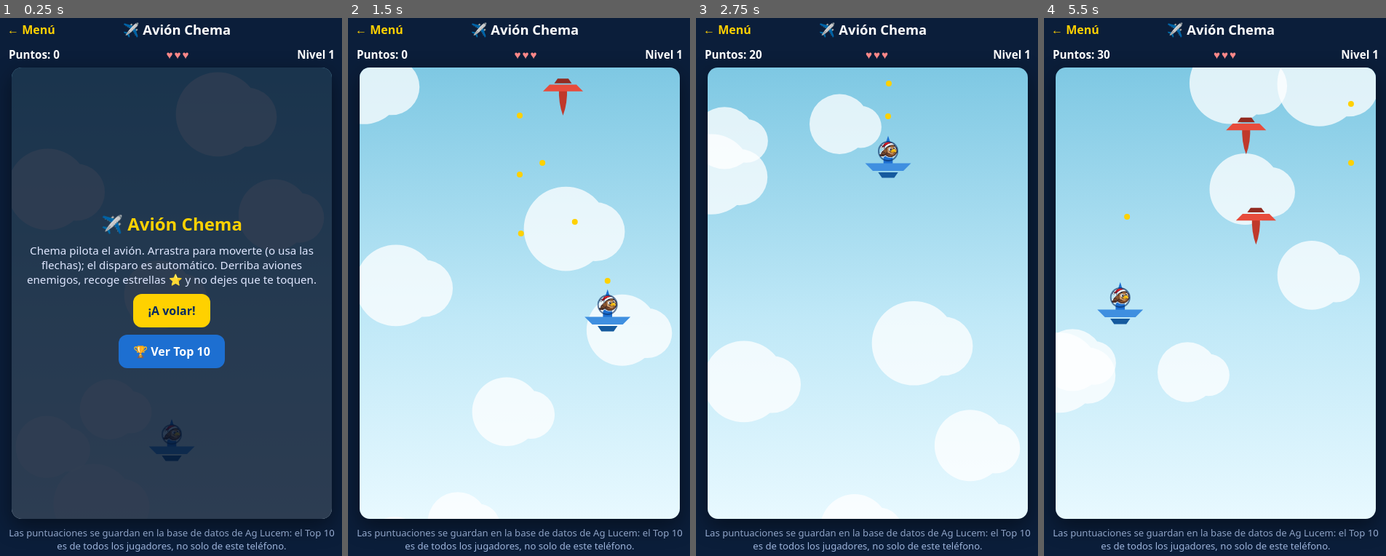
Above: before the commit, frames 1-4 (left to right).
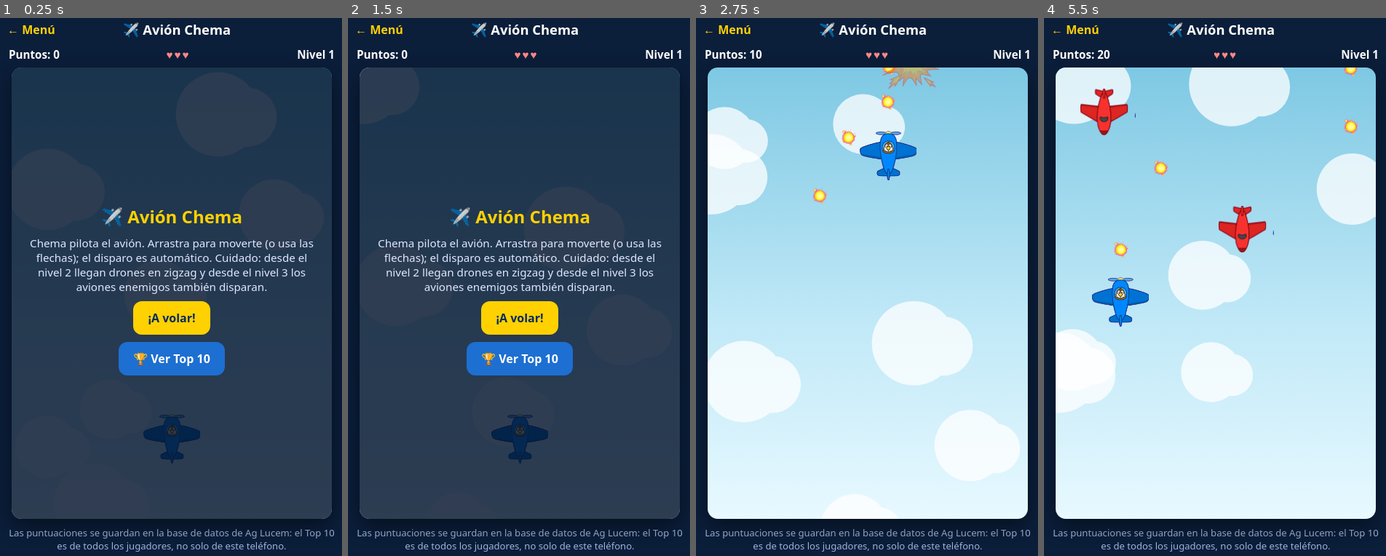
Above: after the commit, the same moments.

Repository: mago-del-caos/minijuegos
Game: browser game, page avion.html
The game is run twice, just before and just after one commit, with the same random seed, the same clock (stepped at 60 frames per second) and the same inputs.
Inputs (mouse positions are in pixels of both pictures, inside the frame that each line leads up to):
- Up to frame 1 (0.25 s): no input
- Up to frame 2 (1.5 s): click (519, 292) at 0.27 s; hold Right from 1.03 s (still down); click (519, 340) at 1.07 s
- Up to frame 3 (2.75 s): release Right at 1.53 s; hold Down 1.58-1.85 s; click (802, 249) at 1.67 s; hold Left 1.9-2.47 s; click (867, 319) at 2.02 s, where only the run after the commit has a clickable "¡A volar!"; click (931, 227) at 2.27 s; hold Up from 2.52 s (still down)
- Up to frame 4 (5.5 s): release Up at 2.82 s; click (1262, 383) at 2.87 s; hold Right 2.87-3.53 s; click (1136, 405) at 3.47 s; hold Up 3.58-3.82 s; hold Left 3.87-4.3 s; click (1215, 200) at 4.07 s; hold Down 4.35-4.68 s; click (1310, 313) at 4.67 s; hold Right 4.73-5.23 s; click (1119, 292) at 5.27 s; hold Down from 5.28 s (still down)

The runs differ from the first frame. In frame 1, 6.4% of the frame differs, in the area x 8-93%, y 35-83%; in frame 2, 78%, in the area x 3-98%, y 9-94%; in frame 3, 2.7%; in frame 4, 17%.

Commit message:
Add files via upload

Diff:
--- a/avion.html
+++ b/avion.html
@@ -3,7 +3,7 @@
 <head>
 <meta charset="UTF-8">
 <meta name="viewport" content="width=device-width, initial-scale=1.0, maximum-scale=1.0, user-scalable=no">
-<title>Avión Chema — Minijuegos</title>
+<title>Avión Chema — Chema-tron</title>
 <style>
     * { margin:0; padding:0; box-sizing:border-box; -webkit-tap-highlight-color:transparent; }
     body { font-family:'Segoe UI', system-ui, sans-serif; background:#0b1e3a; color:#fff; min-height:100dvh; display:flex; flex-direction:column; align-items:center; }
@@ -42,7 +42,7 @@
     <canvas id="cv" width="440" height="620"></canvas>
     <div class="panel visible" id="panelInicio">
         <h2>✈️ Avión Chema</h2>
-        <p>Chema pilota el avión. Arrastra para moverte (o usa las flechas); el disparo es automático. Derriba aviones enemigos, recoge estrellas ⭐ y no dejes que te toquen.</p>
+        <p>Chema pilota el avión. Arrastra para moverte (o usa las flechas); el disparo es automático. Cuidado: desde el nivel 2 llegan drones en zigzag y desde el nivel 3 los aviones enemigos también disparan.</p>
         <button class="btn btn-dorado" id="btnJugar">¡A volar!</button>
         <button class="btn btn-azul" id="btnTopInicio">🏆 Ver Top 10</button>
         <div id="topInicio"></div>
@@ -66,41 +66,56 @@
     const JUEGO = "avion";
     const cv = document.getElementById("cv"), ctx = cv.getContext("2d");
     const W = cv.width, H = cv.height;
-    const cara = new Image(); cara.src = "chema-cara.png";
-    const estrellaImg = new Image(); estrellaImg.src = "estrella.png";
+
+    // ===== Sprites (plantilla recortada) =====
+    function cargar(src) { const i = new Image(); i.src = src; return i; }
+    const SPR = {
+        jugador: cargar("sprite-jugador.png"),
+        enemigo: cargar("sprite-enemigo.png"),
+        dron: cargar("sprite-dron.png"),
+        bala: cargar("sprite-bala.png"),
+        explosion: cargar("sprite-explosion.png"),
+        estrella: cargar("sprite-estrella.png")
+    };
+    function listo(img) { return img.complete && img.naturalWidth > 0; }
+    function dibSprite(img, x, y, ancho, rot) {
+        if (!listo(img)) return false;
+        const alto = ancho * img.naturalHeight / img.naturalWidth;
+        ctx.save(); ctx.translate(x, y); if (rot) ctx.rotate(rot);
+        ctx.drawImage(img, -ancho / 2, -alto / 2, ancho, alto);
+        ctx.restore();
+        return true;
+    }
+    // Respaldo vectorial por si un sprite no carga
+    function dibAvionFormas(x, y, enemigo) {
+        ctx.save(); ctx.translate(x, y); if (enemigo) ctx.rotate(Math.PI);
+        ctx.fillStyle = enemigo ? "#c0392b" : "#1d6fd1";
+        ctx.beginPath(); ctx.moveTo(0, -26); ctx.quadraticCurveTo(7, -8, 6, 16); ctx.lineTo(-6, 16); ctx.quadraticCurveTo(-7, -8, 0, -26); ctx.fill();
+        ctx.fillStyle = enemigo ? "#e74c3c" : "#3f8fe0";
+        ctx.beginPath(); ctx.moveTo(-30, 10); ctx.lineTo(30, 10); ctx.lineTo(20, 20); ctx.lineTo(-20, 20); ctx.closePath(); ctx.fill();
+        ctx.restore();
+    }
 
     let jugando = false, puntos = 0, vidas = 3, nivel = 1, frame = 0;
-    let balas = [], enemigos = [], estrellas = [], explosiones = [], nubes = [];
-    const avion = { x: W / 2, y: H - 110, w: 62, h: 62, tx: W / 2 };
+    let balas = [], enemigos = [], estrellas = [], explosiones = [], balasEnemigas = [], nubes = [];
+    let invulnerable = 0;
+    const avion = { x: W / 2, y: H - 110, tx: W / 2 };
     let teclas = {};
     let yaGuarde = false;
 
     for (let i = 0; i < 7; i++) nubes.push({ x: Math.random() * W, y: Math.random() * H, s: 22 + Math.random() * 36, v: .4 + Math.random() * .7 });
 
-    function dibujarAvion(x, y, escala, enemigo) {
-        ctx.save(); ctx.translate(x, y); ctx.scale(escala, escala);
-        if (enemigo) ctx.rotate(Math.PI);
-        ctx.fillStyle = enemigo ? "#c0392b" : "#1d6fd1";
-        ctx.beginPath(); // fuselaje
-        ctx.moveTo(0, -26); ctx.quadraticCurveTo(7, -8, 6, 16); ctx.lineTo(-6, 16); ctx.quadraticCurveTo(-7, -8, 0, -26); ctx.fill();
-        ctx.fillStyle = enemigo ? "#e74c3c" : "#3f8fe0"; // alas
-        ctx.beginPath(); ctx.moveTo(-30, 10); ctx.lineTo(30, 10); ctx.lineTo(20, 20); ctx.lineTo(-20, 20); ctx.closePath(); ctx.fill();
-        ctx.fillStyle = enemigo ? "#922b21" : "#155a9e"; // cola
-        ctx.beginPath(); ctx.moveTo(-13, 22); ctx.lineTo(13, 22); ctx.lineTo(8, 29); ctx.lineTo(-8, 29); ctx.closePath(); ctx.fill();
-        ctx.restore();
-        if (!enemigo && cara.complete && cara.naturalWidth) {
-            ctx.save();
-            ctx.beginPath(); ctx.arc(x, y - 6, 13, 0, Math.PI * 2); ctx.clip();
-            ctx.drawImage(cara, x - 15, y - 19, 30, 22);
-            ctx.restore();
-            ctx.strokeStyle = "rgba(3,42,96,.6)"; ctx.lineWidth = 2;
-            ctx.beginPath(); ctx.arc(x, y - 6, 13, 0, Math.PI * 2); ctx.stroke();
-        }
-    }
-
-    function explotar(x, y) {
-        for (let i = 0; i < 14; i++) explosiones.push({ x, y, vx: (Math.random() - .5) * 4, vy: (Math.random() - .5) * 4, r: 2 + Math.random() * 4, vida: 22 + Math.random() * 12 });
+    function explotar(x, y, grande) {
+        explosiones.push({ x: x, y: y, t: 0, max: grande ? 26 : 18, ancho: grande ? 120 : 84 });
         if (navigator.vibrate) navigator.vibrate(40);
+    }
+
+    function perderVida() {
+        vidas--; pintarHud();
+        if (vidas <= 0) { finDelJuego(); return; }
+        invulnerable = 80;
+        avion.x = W / 2; avion.tx = W / 2; avion.y = H - 110;
+        balasEnemigas = [];
     }
 
     function paso() {
@@ -112,7 +127,11 @@
             n.y += n.v + 1.1; if (n.y > H + 40) { n.y = -40; n.x = Math.random() * W; }
             ctx.beginPath(); ctx.arc(n.x, n.y, n.s, 0, Math.PI * 2); ctx.arc(n.x + n.s * .7, n.y + 4, n.s * .7, 0, Math.PI * 2); ctx.fill();
         });
+
         if (jugando) {
+            nivel = 1 + Math.floor(puntos / 220);
+            document.getElementById("nivel").textContent = nivel;
+            if (invulnerable > 0) invulnerable--;
             // movimiento
             if (teclas.ArrowLeft) avion.tx -= 5;
             if (teclas.ArrowRight) avion.tx += 5;
@@ -121,47 +140,86 @@
             avion.tx = Math.max(34, Math.min(W - 34, avion.tx));
             avion.y = Math.max(50, Math.min(H - 50, avion.y));
             avion.x += (avion.tx - avion.x) * .35;
-            // disparo
-            if (frame % 9 === 0) balas.push({ x: avion.x, y: avion.y - 30 });
-            // enemigos
-            const ritmo = Math.max(26, 62 - nivel * 5);
-            if (frame % ritmo === 0) enemigos.push({ x: 36 + Math.random() * (W - 72), y: -30, v: 1.6 + Math.random() * 1.3 + nivel * .22, vida: 1 });
-            if (frame % 540 === 0) estrellas.push({ x: 30 + Math.random() * (W - 60), y: -24, v: 2 });
-            nivel = 1 + Math.floor(puntos / 300);
-            document.getElementById("nivel").textContent = nivel;
+            // disparo del jugador
+            if (frame % 8 === 0) balas.push({ x: avion.x, y: avion.y - 34 });
+            // aparición de enemigos (más seguido y más rápido por nivel)
+            const ritmo = Math.max(16, 54 - nivel * 5);
+            if (frame % ritmo === 0) {
+                const esDron = nivel >= 2 && Math.random() < 0.35;
+                enemigos.push({
+                    x: 36 + Math.random() * (W - 72), y: -34,
+                    v: esDron ? 2.9 + nivel * .3 + Math.random() * .6 : 2.1 + nivel * .32 + Math.random() * .8,
+                    dron: esDron, fase: Math.random() * Math.PI * 2, disparo: 60 + Math.random() * 80, vida: 1
+                });
+            }
+            if (frame % 500 === 0) estrellas.push({ x: 30 + Math.random() * (W - 60), y: -24, v: 2.2 });
         }
-        // balas
-        ctx.fillStyle = "#FFD100";
-        balas = balas.filter(function (b) { b.y -= 9; return b.y > -12; });
-        balas.forEach(function (b) { ctx.beginPath(); ctx.arc(b.x, b.y, 4, 0, Math.PI * 2); ctx.fill(); });
+
+        // balas del jugador
+        balas = balas.filter(function (b) { b.y -= 10; return b.y > -14; });
+        balas.forEach(function (b) {
+            if (!dibSprite(SPR.bala, b.x, b.y, 20, 0)) { ctx.fillStyle = "#FFD100"; ctx.beginPath(); ctx.arc(b.x, b.y, 4, 0, Math.PI * 2); ctx.fill(); }
+        });
+        // balas enemigas
+        balasEnemigas = balasEnemigas.filter(function (b) { b.y += 4.6; return b.y < H + 14; });
+        balasEnemigas.forEach(function (b) {
+            ctx.fillStyle = "#ff4757";
+            ctx.shadowColor = "#ff4757"; ctx.shadowBlur = 8;
+            ctx.beginPath(); ctx.arc(b.x, b.y, 5, 0, Math.PI * 2); ctx.fill();
+            ctx.shadowBlur = 0;
+            if (jugando && invulnerable <= 0 && Math.abs(b.x - avion.x) < 20 && Math.abs(b.y - avion.y) < 20) {
+                b.y = H + 99; explotar(avion.x, avion.y, true); perderVida();
+            }
+        });
         // estrellas
         estrellas = estrellas.filter(function (e) { e.y += e.v; return e.y < H + 30; });
         estrellas.forEach(function (e) {
-            if (estrellaImg.complete && estrellaImg.naturalWidth) ctx.drawImage(estrellaImg, e.x - 15, e.y - 15, 30, 30);
-            else { ctx.font = "24px serif"; ctx.fillText("⭐", e.x - 12, e.y + 8); }
+            if (!dibSprite(SPR.estrella, e.x, e.y, 38, 0)) { ctx.font = "24px serif"; ctx.fillText("⭐", e.x - 12, e.y + 8); }
             if (jugando && Math.abs(e.x - avion.x) < 34 && Math.abs(e.y - avion.y) < 34) { puntos += 25; e.y = H + 99; pintarHud(); }
         });
         // enemigos
-        enemigos = enemigos.filter(function (e) { e.y += e.v; return e.y < H + 40 && e.vida > 0; });
+        enemigos = enemigos.filter(function (e) { return e.y < H + 44 && e.vida > 0; });
         enemigos.forEach(function (e) {
-            dibujarAvion(e.x, e.y, .92, true);
+            e.y += e.v;
+            if (e.dron) e.x += Math.sin(frame / 16 + e.fase) * 2.4;
+            e.x = Math.max(24, Math.min(W - 24, e.x));
+            // disparo enemigo desde el nivel 3
+            if (jugando && nivel >= 3 && !e.dron) {
+                e.disparo--;
+                if (e.disparo <= 0) { balasEnemigas.push({ x: e.x, y: e.y + 26 }); e.disparo = 105 + Math.random() * 60; }
+            }
+            const anchoE = e.dron ? 56 : 76;
+            if (e.dron) { if (!dibSprite(SPR.dron, e.x, e.y, anchoE, 0)) dibAvionFormas(e.x, e.y, true); }
+            else if (!dibSprite(SPR.enemigo, e.x, e.y, anchoE, Math.PI)) dibAvionFormas(e.x, e.y, true);
+            // impacto de balas del jugador
             balas.forEach(function (b) {
-                if (Math.abs(b.x - e.x) < 24 && Math.abs(b.y - e.y) < 24 && e.vida > 0) { e.vida = 0; b.y = -99; puntos += 10; explotar(e.x, e.y); pintarHud(); }
+                const r = e.dron ? 24 : 28;
+                if (Math.abs(b.x - e.x) < r && Math.abs(b.y - e.y) < r && e.vida > 0) {
+                    e.vida = 0; b.y = -99; puntos += e.dron ? 15 : 10; explotar(e.x, e.y, false); pintarHud();
+                }
             });
-            if (jugando && Math.abs(e.x - avion.x) < 40 && Math.abs(e.y - avion.y) < 40) {
-                e.vida = 0; explotar(avion.x, avion.y); vidas--; pintarHud();
-                if (vidas <= 0) finDelJuego(); else { avion.x = W / 2; avion.tx = W / 2; avion.y = H - 110; }
-            }
-            if (e.y > H - 6 && jugando) { e.vida = 0; vidas--; pintarHud(); if (vidas <= 0) finDelJuego(); }
-        });
-        // explosiones
-        explosiones = explosiones.filter(function (p) { p.vida--; return p.vida > 0; });
+            // choque con el jugador
+            if (jugando && invulnerable <= 0 && Math.abs(e.x - avion.x) < 38 && Math.abs(e.y - avion.y) < 38) {
+                e.vida = 0; explotar(avion.x, avion.y, true); perderVida();
+            }
+            // enemigo que se escapa por abajo
+            if (e.y > H - 4 && jugando) { e.vida = 0; perderVida(); }
+        });
+        // explosiones con sprite
+        explosiones = explosiones.filter(function (p) { p.t++; return p.t < p.max; });
         explosiones.forEach(function (p) {
-            p.x += p.vx; p.y += p.vy;
-            ctx.fillStyle = "rgba(255," + (100 + Math.floor(Math.random() * 100)) + ",30,.85)";
-            ctx.beginPath(); ctx.arc(p.x, p.y, p.r, 0, Math.PI * 2); ctx.fill();
-        });
-        dibujarAvion(avion.x, avion.y, 1.05, false);
+            const k = p.t / p.max;
+            ctx.globalAlpha = 1 - k;
+            if (!dibSprite(SPR.explosion, p.x, p.y, p.ancho * (0.5 + k * 0.8), 0)) {
+                ctx.fillStyle = "rgba(255,140,30,.85)";
+                ctx.beginPath(); ctx.arc(p.x, p.y, 20 * (1 - k) + 6, 0, Math.PI * 2); ctx.fill();
+            }
+            ctx.globalAlpha = 1;
+        });
+        // jugador (parpadea si es invulnerable)
+        if (!(invulnerable > 0 && Math.floor(frame / 5) % 2 === 0)) {
+            if (!dibSprite(SPR.jugador, avion.x, avion.y, 78, 0)) dibAvionFormas(avion.x, avion.y, false);
+        }
         requestAnimationFrame(paso);
     }
 
@@ -171,7 +229,8 @@
     }
 
     function empezar() {
-        puntos = 0; vidas = 3; nivel = 1; balas = []; enemigos = []; estrellas = []; yaGuarde = false;
+        puntos = 0; vidas = 3; nivel = 1; balas = []; enemigos = []; estrellas = []; balasEnemigas = []; explosiones = [];
+        invulnerable = 0; yaGuarde = false;
         avion.x = W / 2; avion.tx = W / 2; avion.y = H - 110;
         pintarHud();
         document.getElementById("panelInicio").classList.remove("visible");
--- a/tetris.html
+++ b/tetris.html
@@ -77,6 +77,11 @@
     const COLS = 10, FILAS = 20, B = 30;
     const cv = document.getElementById("cv"), ctx = cv.getContext("2d");
     const cara = new Image(); cara.src = "chema-cara.png";
+    // Sprites oficiales de los bloques (plantilla recortada): un bloque con la cara de Chema por color
+    const BLOQUES = {};
+    ["i", "o", "t", "s", "z", "j", "l"].forEach(function (k) {
+        const im = new Image(); im.src = "bloque-" + k + ".png"; BLOQUES[k.toUpperCase()] = im;
+    });
 
     const FORMAS = {
         I: { color: "#29b6f6", caja: 4, celdas: [[0,1],[1,1],[2,1],[3,1]] },
@@ -110,7 +115,7 @@
         pieza.celdas.forEach(function (c) {
             const x = pieza.x + c[0], y = pieza.y + c[1];
             if (y < 0) { finDelJuego(); return; }
-            tablero[y][x] = pieza.color;
+            tablero[y][x] = pieza.tipo;
         });
         if (!jugando) return;
         let limpias = 0;
@@ -130,8 +135,14 @@
         pieza = nuevaPieza();
         if (choca(pieza, 0, 0)) finDelJuego();
     }
-    function dibujarBloque(x, y, color) {
+    function dibujarBloque(x, y, tipo) {
         const px = x * B, py = y * B;
+        const spr = BLOQUES[tipo];
+        if (spr && spr.complete && spr.naturalWidth > 0) {
+            ctx.drawImage(spr, px, py, B, B);
+            return;
+        }
+        const color = FORMAS[tipo] ? FORMAS[tipo].color : "#888";
         ctx.fillStyle = color;
         ctx.fillRect(px + 1, py + 1, B - 2, B - 2);
         ctx.fillStyle = "rgba(255,255,255,.28)";
@@ -150,7 +161,7 @@
         ctx.strokeStyle = "rgba(255,255,255,.05)";
         for (let x = 1; x < COLS; x++) { ctx.beginPath(); ctx.moveTo(x * B, 0); ctx.lineTo(x * B, cv.height); ctx.stroke(); }
         for (let y = 0; y < FILAS; y++) for (let x = 0; x < COLS; x++) if (tablero[y][x]) dibujarBloque(x, y, tablero[y][x]);
-        if (pieza && jugando) pieza.celdas.forEach(function (c) { dibujarBloque(pieza.x + c[0], pieza.y + c[1], pieza.color); });
+        if (pieza && jugando) pieza.celdas.forEach(function (c) { dibujarBloque(pieza.x + c[0], pieza.y + c[1], pieza.tipo); });
     }
     function bucle(t) {
         if (jugando) {
Binary file added: bloque-i.png
Binary file added: bloque-j.png
Binary file added: bloque-l.png
Binary file added: bloque-o.png
Binary file added: bloque-s.png
Binary file added: bloque-t.png
Binary file added: bloque-z.png
Binary file added: sprite-bala.png
Binary file added: sprite-dron.png
Binary file added: sprite-enemigo.png
Binary file added: sprite-estrella.png
Binary file added: sprite-explosion.png
(and 1 more such lines)
